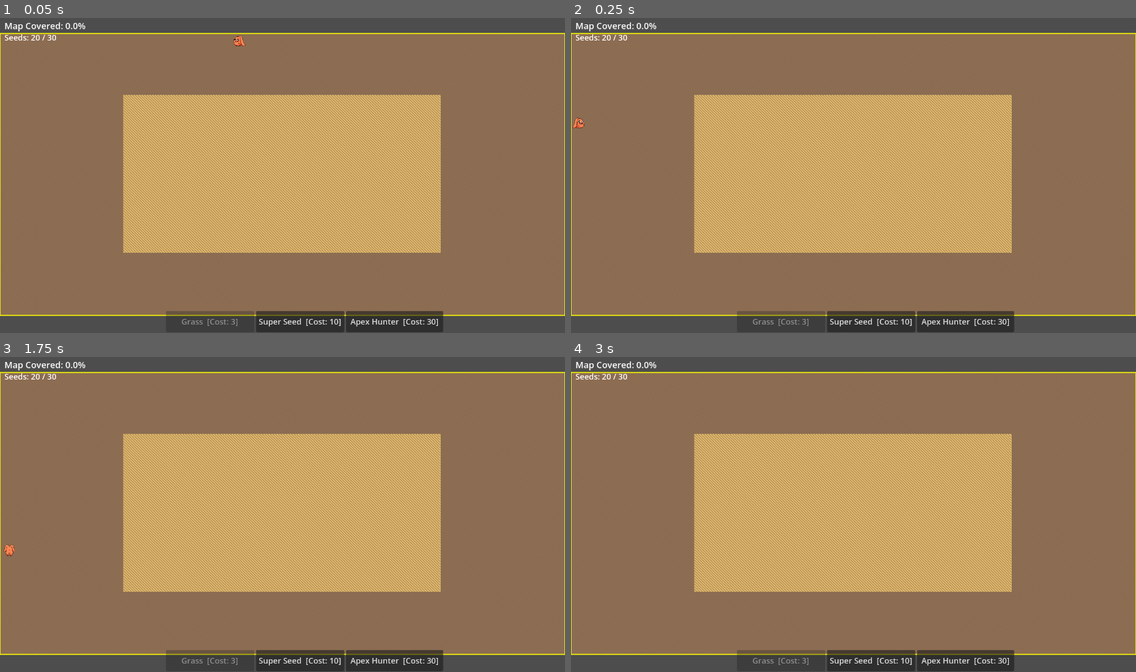
Above: before the commit, frames 1-4 (two rows, left to right).
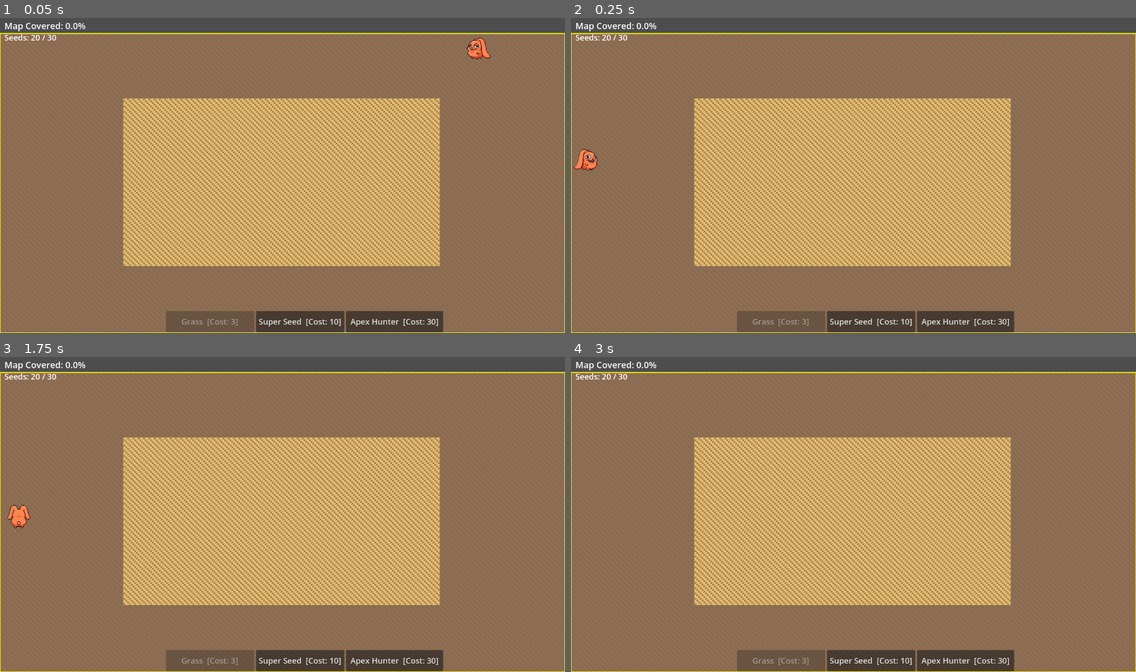
Above: after the commit, the same moments.

Repository: mamo1016/ecosystem-game
Game: Godot game, scene res://world.tscn
Two runs of this game, one before a commit and one after it. Both use one fixed random seed, a clock stepped at 60 frames per second and the inputs below.
Inputs:
- Up to frame 1 (0.05 s): no input
- Up to frame 2 (0.25 s): no input
- Up to frame 3 (1.75 s): click "Super Seed [Cost: 10]" at 0.5 s; click "Grass [Cost: 3]" at 1.25 s
- Up to frame 4 (3 s): click "Apex Hunter [Cost: 30]" at 2 s; click "Grass [Cost: 3]" at 2.75 s

The runs differ from the first frame. In frame 1, 19% of the frame differs, in the area x 0-100%, y 5-100%; in frame 2, 19%; in frame 3, 19%, in the area x 0-100%, y 24-100%; in frame 4, 18%.

Commit message:
Double tile size (2->4) and expand play area to fill full window height
Co-Authored-By: Claude Sonnet 4.6 <noreply@anthropic.com>

Diff:
--- a/world.gd
+++ b/world.gd
@@ -37,7 +37,7 @@
 # --- MAP ---
 var MAP_WIDTH  = 640
 var MAP_HEIGHT = 360
-const TILE_SIZE  = 2
+const TILE_SIZE  = 4
 const MAP_OFFSET = Vector2(0, 40)
 const PLANT_ZONE_MARGIN = 0.22  # 22% margin on each side — center 56% is plantable
 
@@ -104,7 +104,7 @@
 	# Calculate map dimension based on the ACTUAL window size, not the whole monitor
 	var win_size = get_viewport().get_visible_rect().size
 	MAP_WIDTH  = int(win_size.x / TILE_SIZE)
-	MAP_HEIGHT = int((win_size.y - 80) / TILE_SIZE) # Leave space for UI
+	MAP_HEIGHT = int((win_size.y - 40) / TILE_SIZE) # 40px for top UI bar
 
 	var canvas = get_node_or_null("CanvasLayer")
 	if canvas != null:
